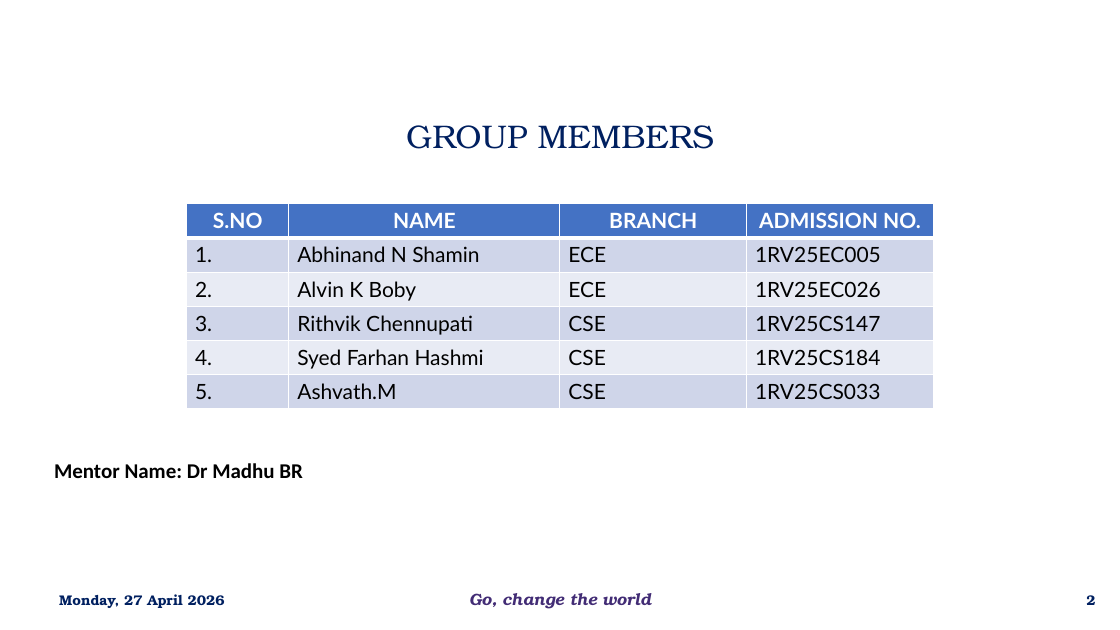
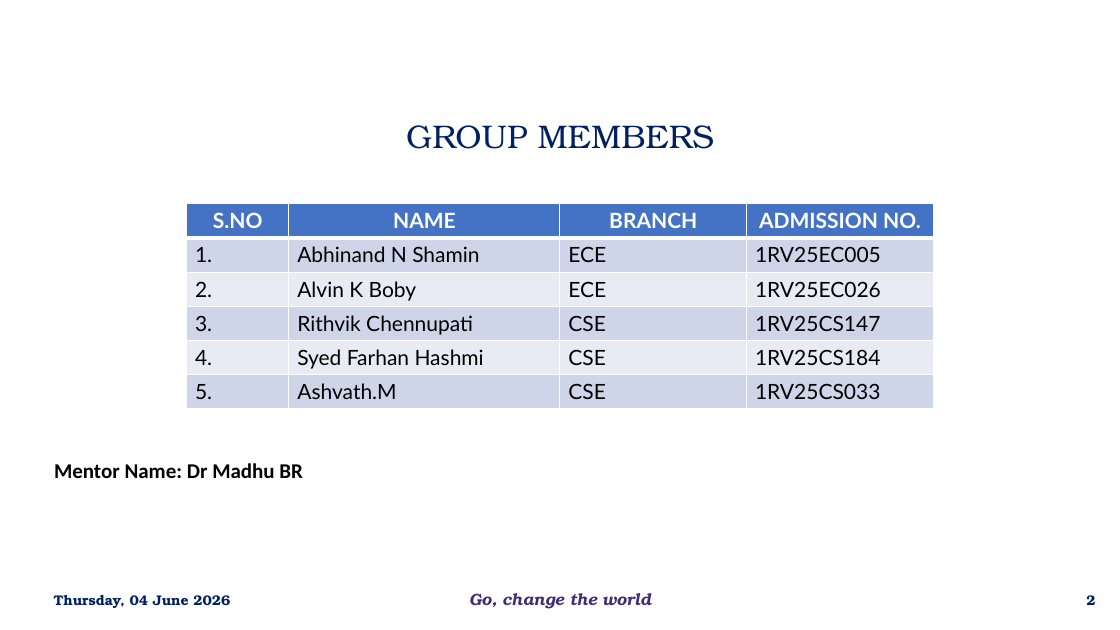
Before and after one commit to S-Farhan-Hashmi/EL-SEM-2, a slide deck: slide 2 of ppt/EL PHASE 2 PPT.pptx. Drawn at 1120x630 pixels with LibreOffice and Linux fonts; fonts in the diff are those of the drawing; background and template pictures are left out. Boxes give left, top, right and bottom in pixels: in the first picture for what was removed or moved away, otherwise in the second. Text is boxed around its words. In the diff, an @@ line names an element or a change of style, - is before the commit and + after.

```diff
--- a/ppt/EL PHASE 2 PPT.pptx
+++ b/ppt/EL PHASE 2 PPT.pptx
@@ text at (x1=54, y1=595, x2=230, y2=608): text changed @@
-Monday, 27 April 2026
+Thursday, 04 June 2026
```
Also in this commit, not shown: 14 other slides changed.
